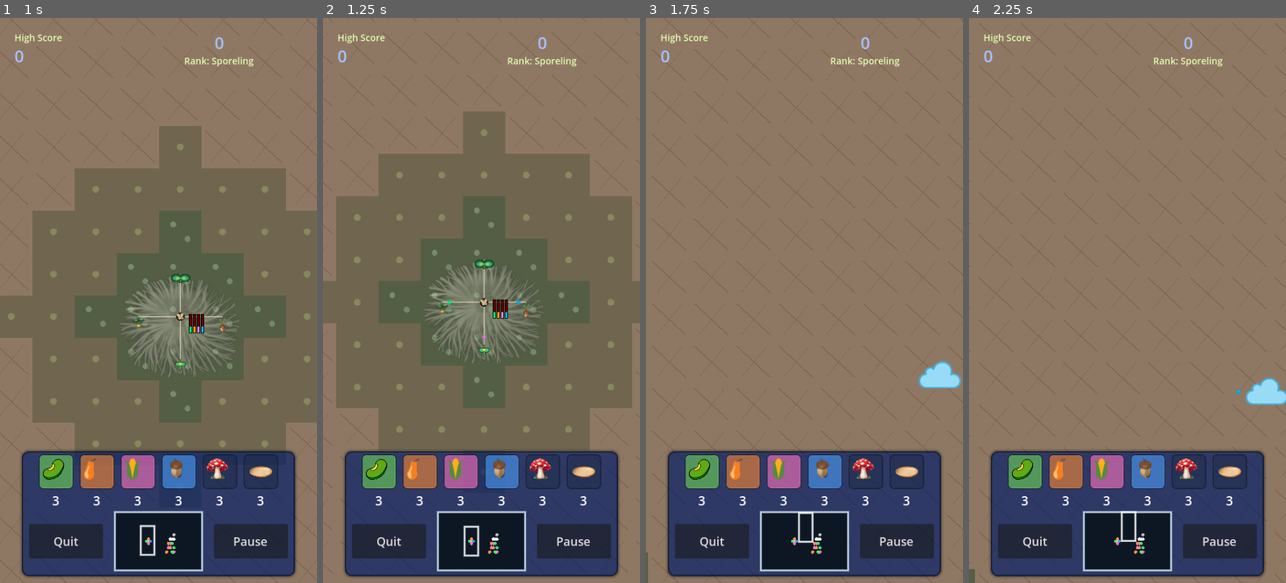
Above: before the commit, frames 1-4 (left to right).
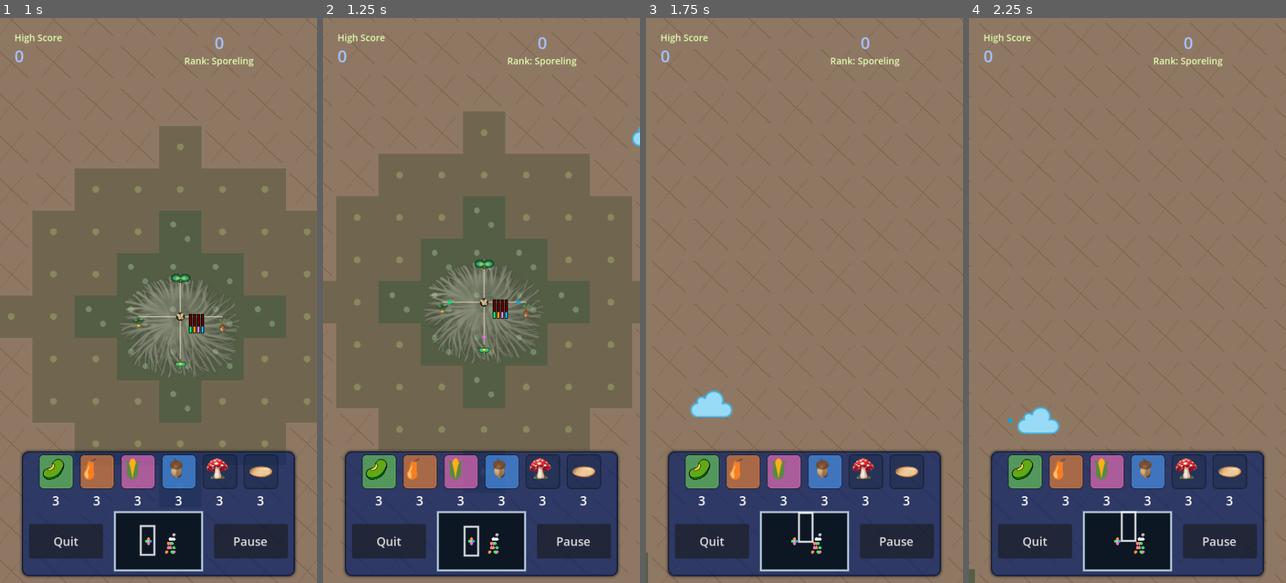
Above: after the commit, the same moments.

Repository: grassrootseconomics/mycofig
Game: Godot game, scene res://scenes/title_screen.tscn
Same seed, same stepped clock (60 frames per second), same inputs: the game is played once before the commit and once after it.
Inputs (mouse positions are in pixels of both pictures, inside the frame that each line leads up to):
- Up to frame 1 (1 s): click "Challenge" at 0.5 s
- Up to frame 2 (1.25 s): no input
- Up to frame 3 (1.75 s): tap Enter at 1.25 s; drag from (804, 543) to (807, 300) at 1.27 s
- Up to frame 4 (2.25 s): drag from (1064, 328) to (1244, 390) at 2.02 s

Frame 1 is identical in both runs. In frame 2, less than 0.1% of the frame differs, in the area x 97-100%, y 19-23%; in frame 3, 1.0%; in frame 4, 1.0%, in the area x 12-100%, y 63-74%.

Commit message:
Refactor tile occupancy checks to include cached miss verification and adjust captured target offset in Tuktuk

Diff:
--- a/scenes/level.gd
+++ b/scenes/level.gd
@@ -1352,7 +1352,7 @@
 		var parent_coord = _clamp_tile_coord(world, Vector2i(world.world_to_tile(parent_anchor.global_position)))
 		if _tile_chebyshev_distance(coord, parent_coord) > DEFAULT_PARENT_BOUND_RADIUS_TILES:
 			return false
-		if LevelHelpersRef.is_tile_occupied(self, $Agents, coord):
+		if LevelHelpersRef.is_tile_occupied(self, $Agents, coord, null, true):
 			return false
 	elif spawn_name == "tree":
 		# Acorn/tree footprint in plants mode is two vertical tiles:
@@ -1360,9 +1360,9 @@
 		var upper_coord = coord + Vector2i(0, -1)
 		if not world.in_bounds(upper_coord):
 			return false
-		if LevelHelpersRef.is_tile_occupied(self, $Agents, coord):
+		if LevelHelpersRef.is_tile_occupied(self, $Agents, coord, null, true):
 			return false
-		if LevelHelpersRef.is_tile_occupied(self, $Agents, upper_coord):
+		if LevelHelpersRef.is_tile_occupied(self, $Agents, upper_coord, null, true):
 			return false
 	else:
 		var exact_spawn = _resolve_exact_tile_spawn_pos(target_pos)
@@ -1433,7 +1433,7 @@
 	if not world.in_bounds(coord):
 		result["ok"] = false
 		return result
-	if LevelHelpersRef.is_tile_occupied(self, $Agents, coord, ignore_agent):
+	if LevelHelpersRef.is_tile_occupied(self, $Agents, coord, ignore_agent, true):
 		result["ok"] = false
 		return result
 	result["pos"] = world.tile_to_world_center(coord)
@@ -1544,7 +1544,7 @@
 					continue
 				if _tile_chebyshev_distance(coord, parent_coord) > safe_max:
 					continue
-				if LevelHelpersRef.is_tile_occupied(self, $Agents, coord, ignore_agent):
+				if LevelHelpersRef.is_tile_occupied(self, $Agents, coord, ignore_agent, true):
 					continue
 				return coord
 	return Vector2i(-1, -1)
@@ -1575,10 +1575,10 @@
 
 	if desired_in_range:
 		if require_exact_tile:
-			if not LevelHelpersRef.is_tile_occupied(self, $Agents, desired_coord, ignore_agent):
+			if not LevelHelpersRef.is_tile_occupied(self, $Agents, desired_coord, ignore_agent, true):
 				resolved_coord = desired_coord
 		else:
-			if not LevelHelpersRef.is_tile_occupied(self, $Agents, desired_coord, ignore_agent):
+			if not LevelHelpersRef.is_tile_occupied(self, $Agents, desired_coord, ignore_agent, true):
 				resolved_coord = desired_coord
 			else:
 				resolved_coord = _find_parent_bounded_open_tile(world, desired_coord, parent_coord, safe_max, ignore_agent)
@@ -1695,7 +1695,7 @@
 	result["coord"] = coord
 	if not world.in_bounds(coord):
 		return result
-	if LevelHelpersRef.is_tile_occupied(self, $Agents, coord, ignore_agent):
+	if LevelHelpersRef.is_tile_occupied(self, $Agents, coord, ignore_agent, true):
 		return result
 	if world.has_method("can_place_myco_on_tile"):
 		if not bool(world.call("can_place_myco_on_tile", coord)):
@@ -1853,6 +1853,9 @@
 		var cloud_width = mid_width + 250
 		var cloud_height = mid_height - 300
 		var cloud_position = Vector2(cloud_width,cloud_height)
+		if Global.mode == "challenge" and is_instance_valid(myco) and _supports_world_tiles(world):
+			var myco_coord = _clamp_tile_coord(world, Vector2i(world.world_to_tile(myco.global_position)))
+			cloud_position = _tile_pos_from_center(world, myco_coord, Vector2i(4, -4))
 
 		make_cloud(cloud_position)
 
@@ -2462,6 +2465,7 @@
 					if replace_target.has_method("kill_it"):
 						replace_target.kill_it()
 					else:
+						LevelHelpersRef.unregister_agent_occupancy(self, replace_target)
 						replace_target.call_deferred("queue_free")
 					require_exact_tile = true
 					spawn_pos = replace_pos
--- a/scenes/level_helpers.gd
+++ b/scenes/level_helpers.gd
@@ -678,7 +678,7 @@
 	return false
 
 
-static func can_place_agent_on_tile(level_root: Node, agents_root: Node, candidate_agent: Node, target_tile: Vector2i, ignore: Node = null, sprite_scale_override: Variant = null) -> bool:
+static func can_place_agent_on_tile(level_root: Node, agents_root: Node, candidate_agent: Node, target_tile: Vector2i, ignore: Node = null, sprite_scale_override: Variant = null, verify_cached_miss: bool = false) -> bool:
 	if not _supports_tile_world(level_root):
 		return true
 	var world = _get_world_foundation(level_root)
@@ -687,7 +687,7 @@
 	if not is_instance_valid(agents_root):
 		return true
 	if not is_instance_valid(candidate_agent):
-		return not is_tile_occupied(level_root, agents_root, target_tile, ignore)
+		return not is_tile_occupied(level_root, agents_root, target_tile, ignore, verify_cached_miss)
 
 	var target_center = world.tile_to_world_center(target_tile)
 	if _agent_uses_multi_tile_occupancy(candidate_agent) and not _is_two_tile_vertical_tree(candidate_agent):
@@ -718,7 +718,8 @@
 		for coord in candidate_tiles:
 			if world.is_tile_occupied_cached(coord, ignore_agent):
 				return false
-		return true
+		if not verify_cached_miss:
+			return true
 
 	for agent in agents_root.get_children():
 		if not _is_tile_blocking_agent(agent):
@@ -736,14 +737,17 @@
 	return true
 
 
-static func is_tile_occupied(level_root: Node, agents_root: Node, coord: Vector2i, ignore: Node = null) -> bool:
+static func is_tile_occupied(level_root: Node, agents_root: Node, coord: Vector2i, ignore: Node = null, verify_cached_miss: bool = false) -> bool:
 	if not _supports_tile_world(level_root):
 		return false
 	if not is_instance_valid(agents_root):
 		return false
 	var world = _get_world_foundation(level_root)
 	if is_instance_valid(world) and world.has_method("is_tile_occupied_cached"):
-		return world.is_tile_occupied_cached(coord, ignore)
+		if world.is_tile_occupied_cached(coord, ignore):
+			return true
+		if not verify_cached_miss:
+			return false
 	for agent in agents_root.get_children():
 		if not _is_tile_blocking_agent(agent):
 			continue
@@ -841,9 +845,9 @@
 		return Vector2i(-1, -1)
 	if world.in_bounds(start_coord):
 		if is_instance_valid(candidate_agent):
-			if can_place_agent_on_tile(level_root, agents_root, candidate_agent, start_coord, candidate_agent, candidate_scale_override):
+			if can_place_agent_on_tile(level_root, agents_root, candidate_agent, start_coord, candidate_agent, candidate_scale_override, true):
 				return start_coord
-		elif not is_tile_occupied(level_root, agents_root, start_coord):
+		elif not is_tile_occupied(level_root, agents_root, start_coord, null, true):
 			return start_coord
 
 	for radius in range(1, max(search_radius, 1) + 1):
@@ -855,9 +859,9 @@
 				if not world.in_bounds(coord):
 					continue
 				if is_instance_valid(candidate_agent):
-					if can_place_agent_on_tile(level_root, agents_root, candidate_agent, coord, candidate_agent, candidate_scale_override):
+					if can_place_agent_on_tile(level_root, agents_root, candidate_agent, coord, candidate_agent, candidate_scale_override, true):
 						return coord
-				elif not is_tile_occupied(level_root, agents_root, coord):
+				elif not is_tile_occupied(level_root, agents_root, coord, null, true):
 					return coord
 
 	var limits = _get_world_limits(world)
@@ -865,9 +869,9 @@
 		for x in range(limits.x):
 			var coord = Vector2i(x, y)
 			if is_instance_valid(candidate_agent):
-				if can_place_agent_on_tile(level_root, agents_root, candidate_agent, coord, candidate_agent, candidate_scale_override):
+				if can_place_agent_on_tile(level_root, agents_root, candidate_agent, coord, candidate_agent, candidate_scale_override, true):
 					return coord
-			elif not is_tile_occupied(level_root, agents_root, coord):
+			elif not is_tile_occupied(level_root, agents_root, coord, null, true):
 				return coord
 	return Vector2i(-1, -1)
 
--- a/scenes/sociallevel.gd
+++ b/scenes/sociallevel.gd
@@ -107,7 +107,7 @@
 	if not world.in_bounds(coord):
 		result["ok"] = false
 		return result
-	if LevelHelpersRef.is_tile_occupied(self, $Agents, coord, ignore_agent):
+	if LevelHelpersRef.is_tile_occupied(self, $Agents, coord, ignore_agent, true):
 		result["ok"] = false
 		return result
 	result["pos"] = world.tile_to_world_center(coord)
@@ -514,6 +514,7 @@
 			if replace_target.has_method("kill_it"):
 				replace_target.kill_it()
 			else:
+				LevelHelpersRef.unregister_agent_occupancy(self, replace_target)
 				replace_target.call_deferred("queue_free")
 			require_exact_tile = true
 	if require_exact_tile:
--- a/scenes/tuktuk.gd
+++ b/scenes/tuktuk.gd
@@ -10,7 +10,7 @@
 var caught = false
 var _captured_target: Node = null
 var _capture_cleanup_done := false
-var _captured_target_offset := Vector2(0, -8)
+var _captured_target_offset := Vector2(-20, -8)
 
 
 func _ready():
